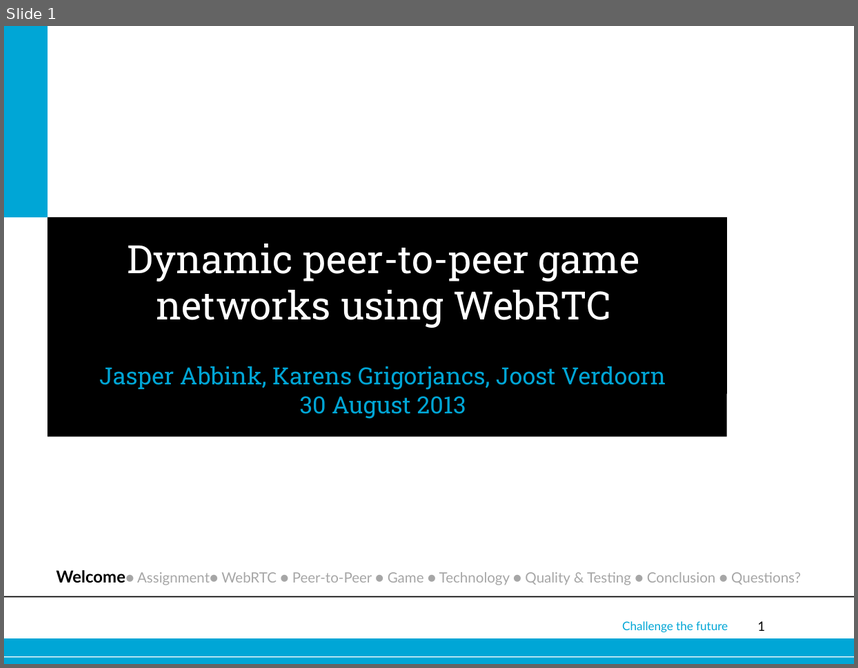
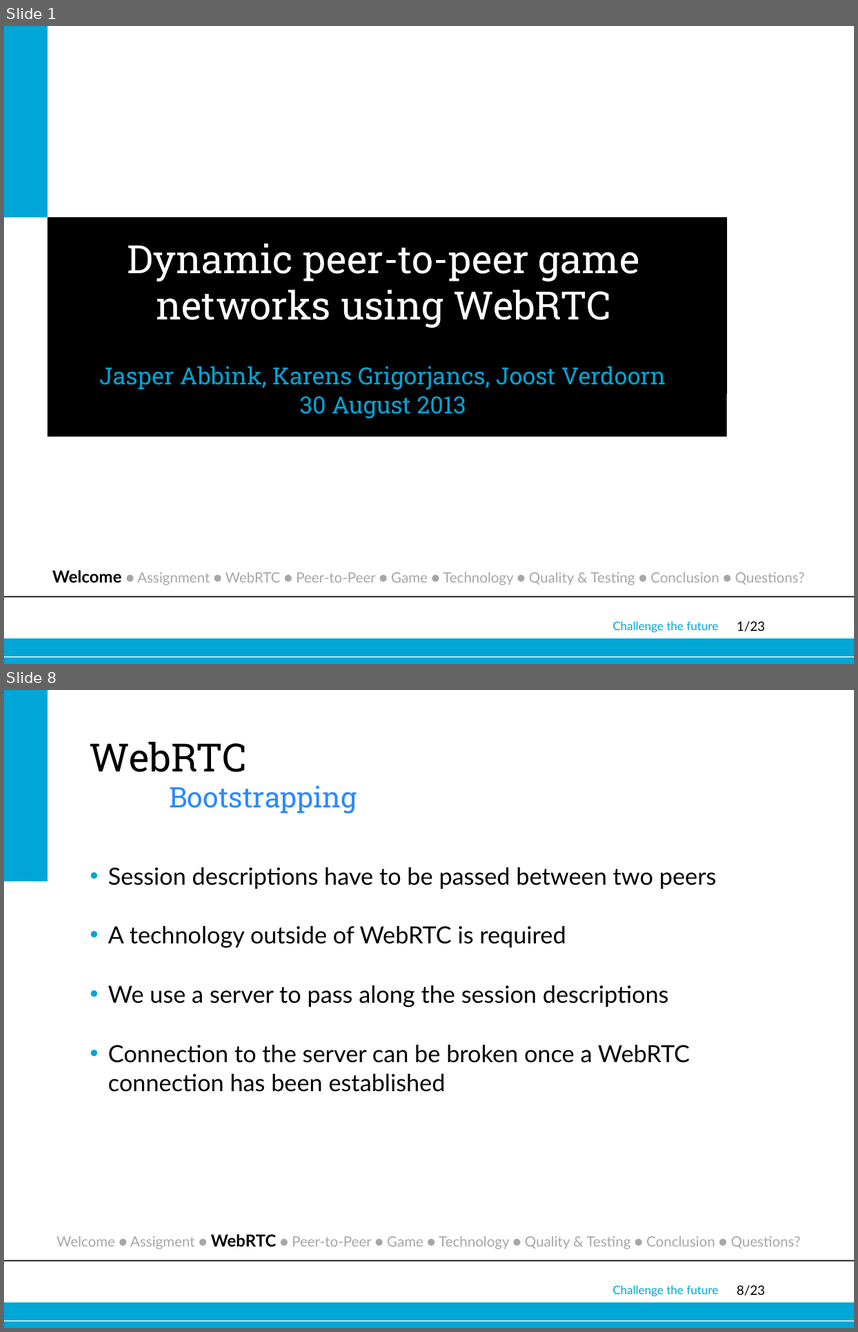
Before and after one commit to joostverdoorn/webrtc, a slide deck: documents/Eindpresentatie/webrtc.pptx. Shown one above the other, each under a label of ours: slide 1 before the commit, slides 1 and 8 after it; the slides between them are not shown. The pictures are 858x668 and 858x1332 pixels, drawn with LibreOffice and Linux fonts; fonts in the diff are those of the drawing; background and template pictures are left out. Boxes give left, top, right and bottom in pixels: in the first picture for what was removed or moved away, otherwise in the second. Text is boxed around its words. In the diff, an @@ line names an element or a change of style, - is before the commit and + after.

```diff
--- a/documents/Eindpresentatie/webrtc.pptx
+++ b/documents/Eindpresentatie/webrtc.pptx
@@ slide 8 added at <box>4,690,854,1328</box>, background #FFFFFF; not listed: 5 template elements that a slide beside it also shows @@
@@ rectangle added at <box>4,690,47,881</box>, fill #00A6D6 @@
@@ title added at <box>90,742,357,814</box>, 24 pt, text #2B89FF @@
+WebRTC
+Bootstrapping
@@ text added at <box>108,867,717,1092</box>, 20 pt, text #000000 @@
+• Session descriptions have to be passed between two peers
+• A technology outside of WebRTC is required
+• We use a server to pass along the session descriptions
+• Connection to the server can be broken once a WebRTC connection has been established
@@ text added at <box>56,1234,801,1249</box>, 12 pt, text #A6A6A6 @@
+Welcome ● Assigment ● WebRTC ● Peer-to-Peer ● Game ● Technology ● Quality & Testing ● Conclusion ● Questions?
@@ slide 1 changed as well @@
@@ text at <box>52,570,805,585</box>: spaces changed @@
-Welcome● Assignment● WebRTC ● Peer-to-Peer ● Game ● Technology ● Quality & Testing ● Conclusion ● Questions?
+Welcome ● Assignment ● WebRTC ● Peer-to-Peer ● Game ● Technology ● Quality & Testing ● Conclusion ● Questions?
@@ text "Challenge the future": place and size @@
-text "Challenge the future" at <box>622,621,728,632</box>
+text "Challenge the future" at <box>613,621,718,632</box>
@@ page number at <box>737,621,765,631</box>: text changed @@
-1
+1/23
```
Also in this commit, not shown: 15 other slides changed, 6 other slides added.
